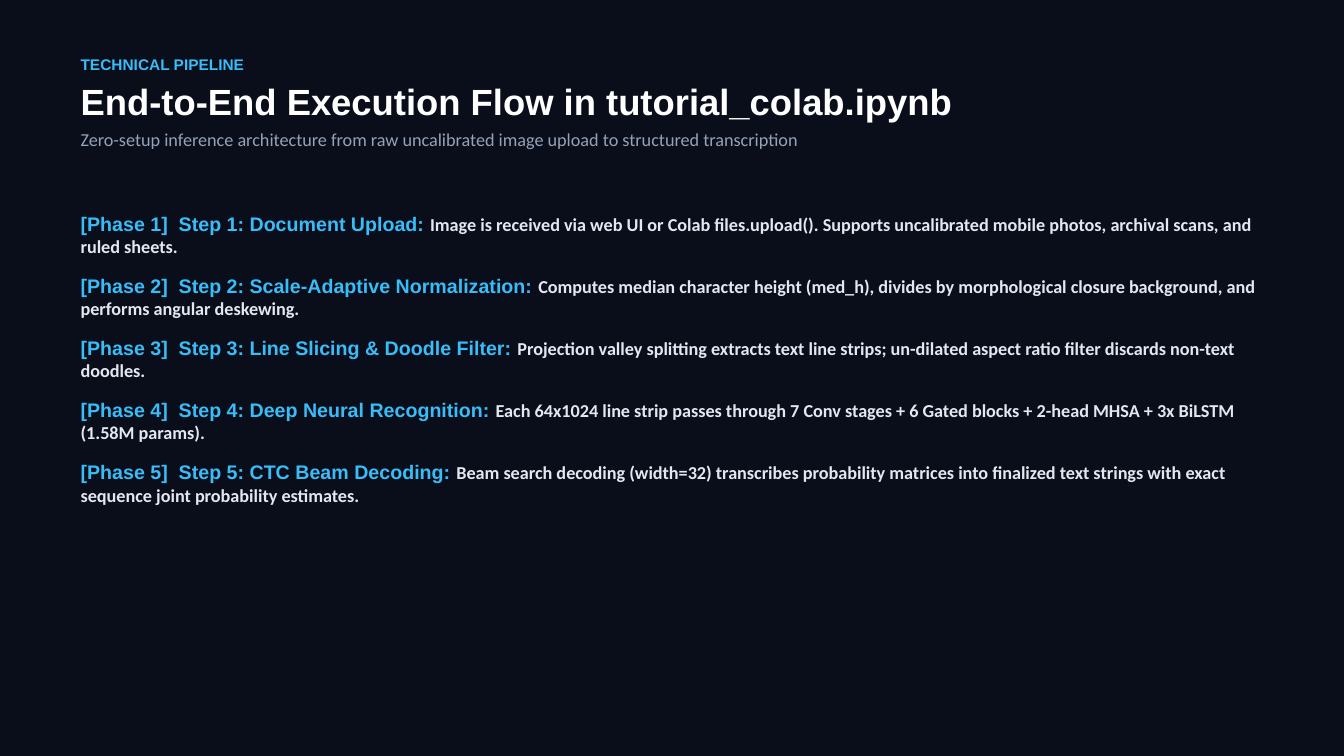
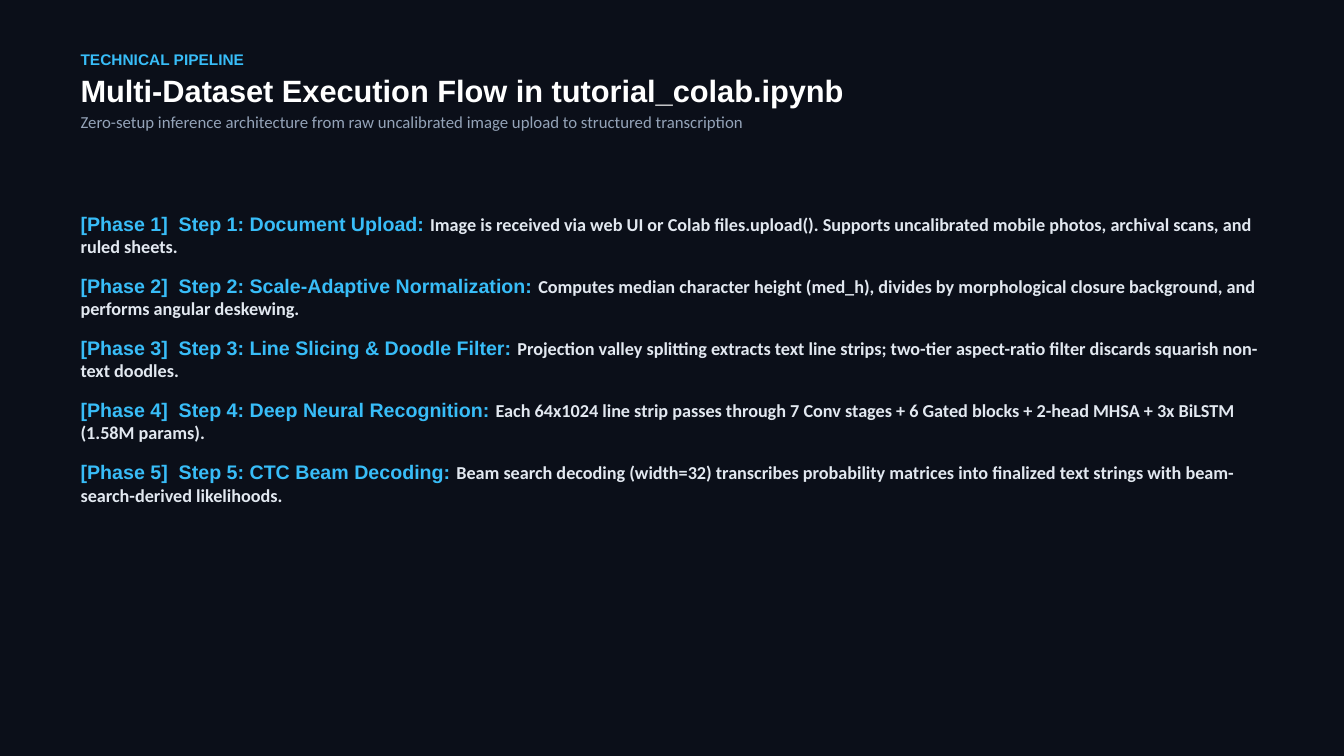
Before and after one commit to Balaji268268/HandwrittenTextRecognition, a slide deck: slide 9 of Handwritten_Text_Recognition_MNC_Keynote.pptx. Drawn at 1344x756 pixels with LibreOffice and Linux fonts; fonts in the diff are those of the drawing. Boxes give left, top, right and bottom in pixels: in the first picture for what was removed or moved away, otherwise in the second. Text is boxed around its words. In the diff, an @@ line names an element or a change of style, - is before the commit and + after.

Commit message:
Synchronize all manuscript titles, align CTC likelihood formulation with base.py, update checkpoint inventory dimensions, purge obsolete presentations, and clean keynote slides

```diff
--- a/Handwritten_Text_Recognition_MNC_Keynote.pptx
+++ b/Handwritten_Text_Recognition_MNC_Keynote.pptx
@@ background #FFFFFF to #0B0F19 @@
@@ rectangle removed at [0,0,1344,756] @@
@@ text at [81,54,743,131]: size 13 to 12 pt in "Zero-setup inference architecture from raw uncalibrated imag ..."; less space between paragraphs @@
@@ text at [81,79,844,108]: text changed; size 26 to 22 pt @@
-End-to-End Execution Flow in tutorial_colab.ipynb
+Multi-Dataset Execution Flow in tutorial_colab.ipynb
@@ text at [81,340,1258,377]: text changed @@
-[Phase 3] Step 3: Line Slicing & Doodle Filter: Projection valley splitting extracts text line strips; un-dilated aspect ratio filter discards non-text doodles.
+[Phase 3] Step 3: Line Slicing & Doodle Filter: Projection valley splitting extracts text line strips; two-tier aspect-ratio filter discards squarish non-text doodles.
@@ text at [81,464,1234,502]: text changed @@
-[Phase 5] Step 5: CTC Beam Decoding: Beam search decoding (width=32) transcribes probability matrices into finalized text strings with exact sequence joint probability estimates.
+[Phase 5] Step 5: CTC Beam Decoding: Beam search decoding (width=32) transcribes probability matrices into finalized text strings with beam-search-derived likelihoods.
```
Also in this commit, not shown: 7 other slides changed, 6 slides added, 6 slides removed, 9 other files.
